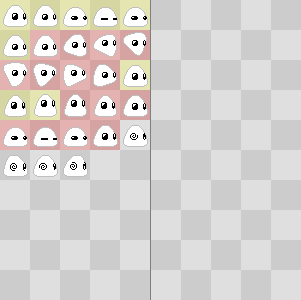
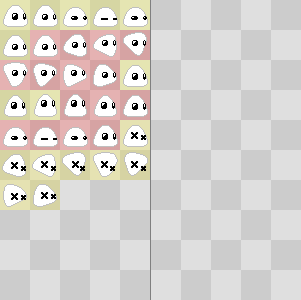
Two versions of the same layered image (301px x 300px). Layer-by-layer changes:
renamed "Damaged#1" to "New Layer", painted on it over [10, 132, 146, 200]
painted on "Damaged" over [2, 150, 148, 207]
painted on "Anim Marker" over [0, 120, 150, 210]
